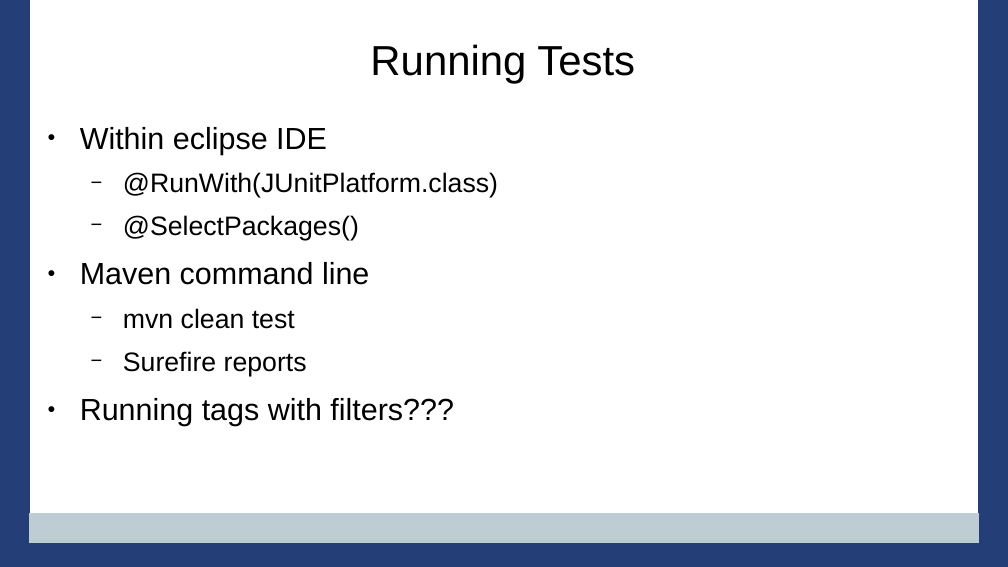
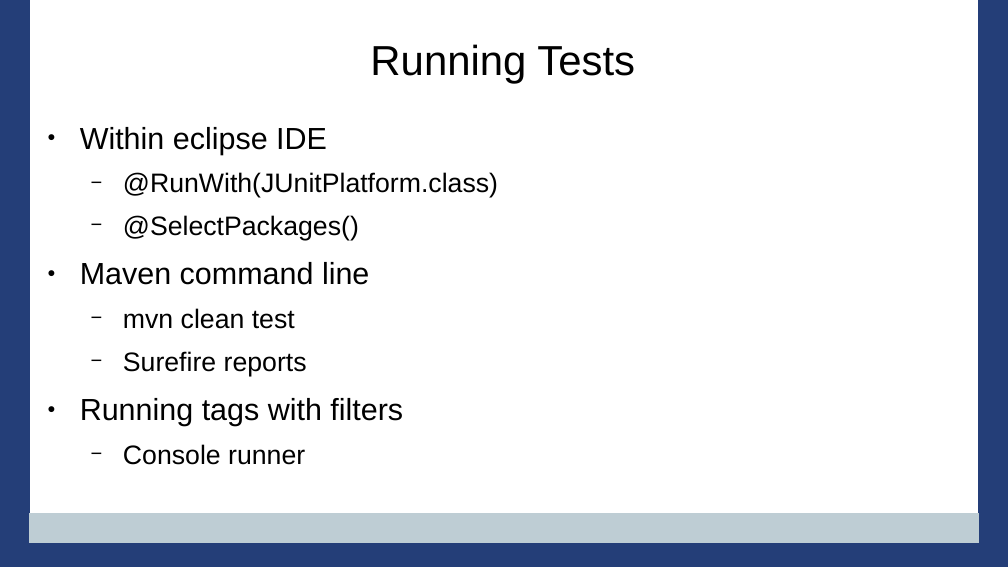
Before and after one commit to PennState/junit5-presentation, a slide deck: slide 59 of src/site/presentation/Junit5_Presentation_JavaOne_2016.odp (slide 45 before the commit). Drawn at 1008x567 pixels with LibreOffice and Linux fonts; fonts in the diff are those of the drawing; background and template pictures are left out. Boxes give left, top, right and bottom in pixels: in the first picture for what was removed or moved away, otherwise in the second. Text is boxed around its words. In the diff, an @@ line names an element or a change of style, - is before the commit and + after.

```diff
--- a/src/site/presentation/Junit5_Presentation_JavaOne_2016.odp
+++ b/src/site/presentation/Junit5_Presentation_JavaOne_2016.odp
@@ text at (80,398,403,465): text changed @@
-● Running tags with filters???
+● Running tags with filters
+  − Console runner
```
Also in this commit, not shown: 33 other slides changed, 23 slides added, 6 slides removed.
